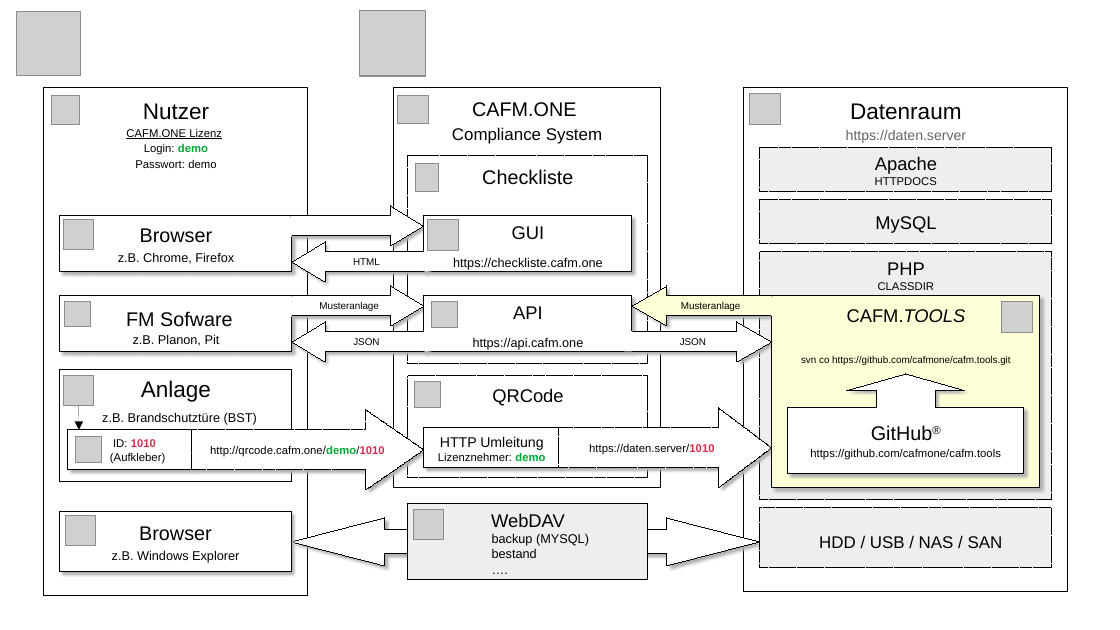
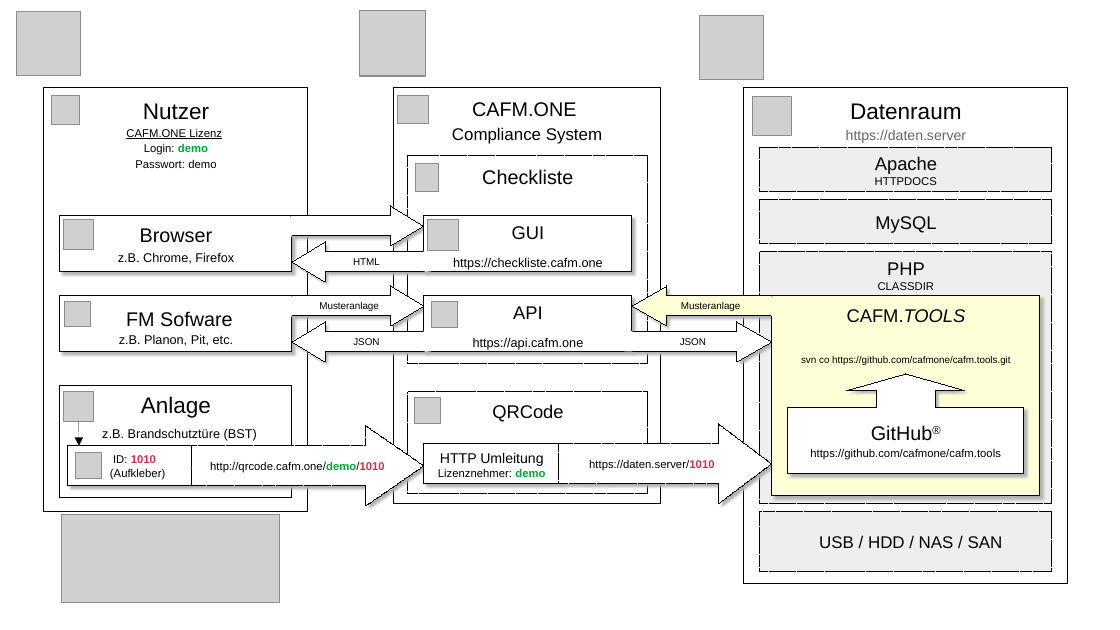
Before and after one commit to cafmone/cafm.tools, a slide deck: slide 1 of Datenraum.odp. Drawn at 1120x630 pixels with LibreOffice and Linux fonts; fonts in the diff are those of the drawing; grey boxes stand for pictures. Boxes give left, top, right and bottom in pixels: in the first picture for what was removed or moved away, otherwise in the second. Text is boxed around its words. In the diff, an @@ line names an element or a change of style, - is before the commit and + after.

```diff
--- a/Datenraum.odp
+++ b/Datenraum.odp
@@ picture: place and size @@
-picture at (414,509,444,540)
+picture at (700,16,764,80)
@@ rectangle "Nutzer": place and size @@
-rectangle "Nutzer" at (44,88,308,597)
+rectangle "Nutzer" at (44,88,308,512)
@@ rectangle "CAFM.ONE": place and size @@
-rectangle "CAFM.ONE" at (394,88,661,489)
+rectangle "CAFM.ONE" at (394,88,661,504)
@@ rectangle "Datenraum": place and size @@
-rectangle "Datenraum" at (744,88,1068,593)
+rectangle "Datenraum" at (744,88,1068,584)
@@ picture: place and size @@
-picture at (750,95,781,125)
+picture at (752,97,792,136)
@@ rectangle "PHP": place and size @@
-rectangle "PHP" at (760,252,1052,500)
+rectangle "PHP" at (760,252,1052,504)
@@ rectangle "CAFM.TOOLS": place and size @@
-rectangle "CAFM.TOOLS" at (772,296,1041,488)
+rectangle "CAFM.TOOLS" at (772,296,1041,496)
@@ picture removed at (1002,302,1033,332) @@
@@ text in rectangle at (119,334,233,346): text changed @@
-z.B. Planon, Pit
+z.B. Planon, Pit, etc.
@@ 4 rectangles, 3 pictures, 2 right arrows, 1 arrow: place and size @@
-4 rectangles, 3 pictures, 2 right arrows, 1 arrow at (60,370,771,491)
+4 rectangles, 3 pictures, 2 right arrows, 1 arrow at (60,386,771,506)
@@ rectangle removed at (409,504,648,580) @@
-WebDAV
@@ rectangle removed at (60,512,292,572) @@
-Browser
-z.B. Windows Explorer
@@ picture: place and size @@
-picture at (65,516,96,547)
+picture at (62,515,281,603)
@@ left right arrow removed at (292,518,760,566) @@
@@ text removed at (492,533,589,558) @@
-backup (MYSQL)
-bestand
-….
@@ rectangle: place and size @@
-rectangle at (760,508,1052,568)
+rectangle at (760,512,1052,572)
@@ text at (819,536,1003,548): text changed @@
-HDD / USB / NAS / SAN
+USB / HDD / NAS / SAN
```
Also in this commit, not shown: 1 other file.
